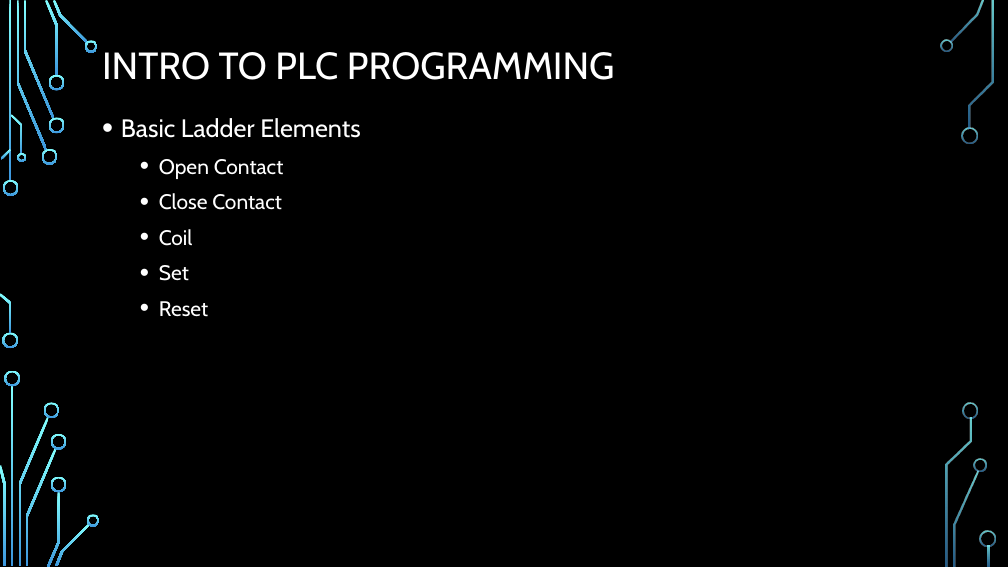
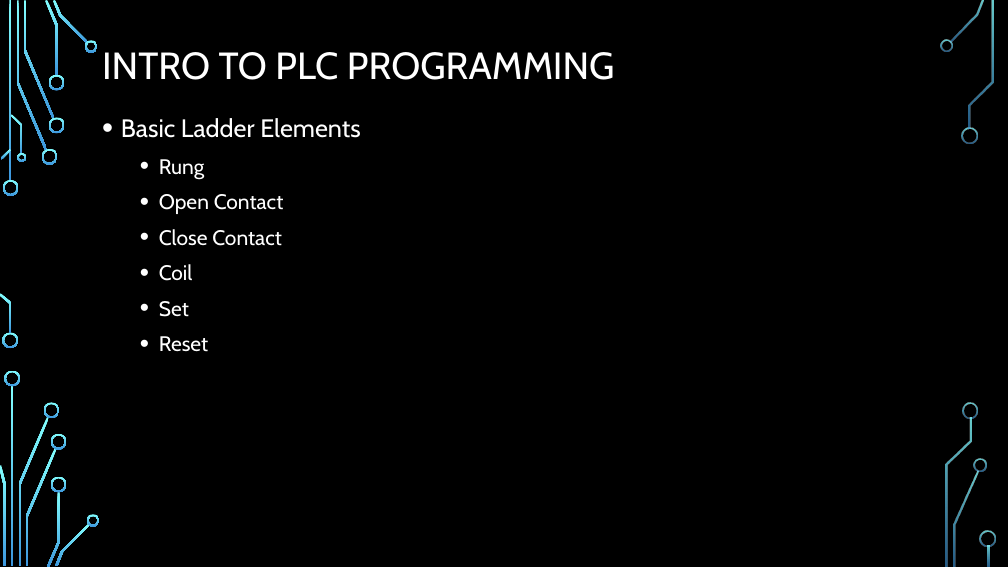
Before and after one commit to ramo1266/PLCProgrammingCourse, a slide deck: slide 4 of PowerPoint/Introduction To PLC programming.pptx (slide 5 before the commit). Drawn at 1008x567 pixels with LibreOffice and Linux fonts; fonts in the diff are those of the drawing; background and template pictures are left out. Boxes give left, top, right and bottom in pixels: in the first picture for what was removed or moved away, otherwise in the second. Text is boxed around its words. In the diff, an @@ line names an element or a change of style, - is before the commit and + after.

```diff
--- a/PowerPoint/Introduction To PLC programming.pptx
+++ b/PowerPoint/Introduction To PLC programming.pptx
@@ text at bbox=[159, 159, 205, 180]: paragraph added @@
+  • Rung
```
Also in this commit, not shown: 3 other slides changed, 2 slides added, 8 slides removed, 3 other files.
